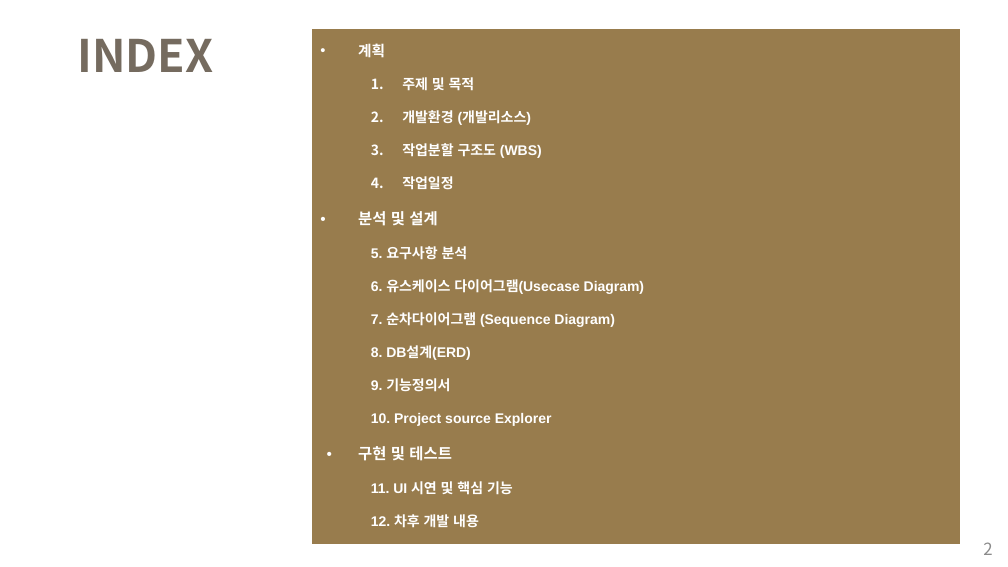
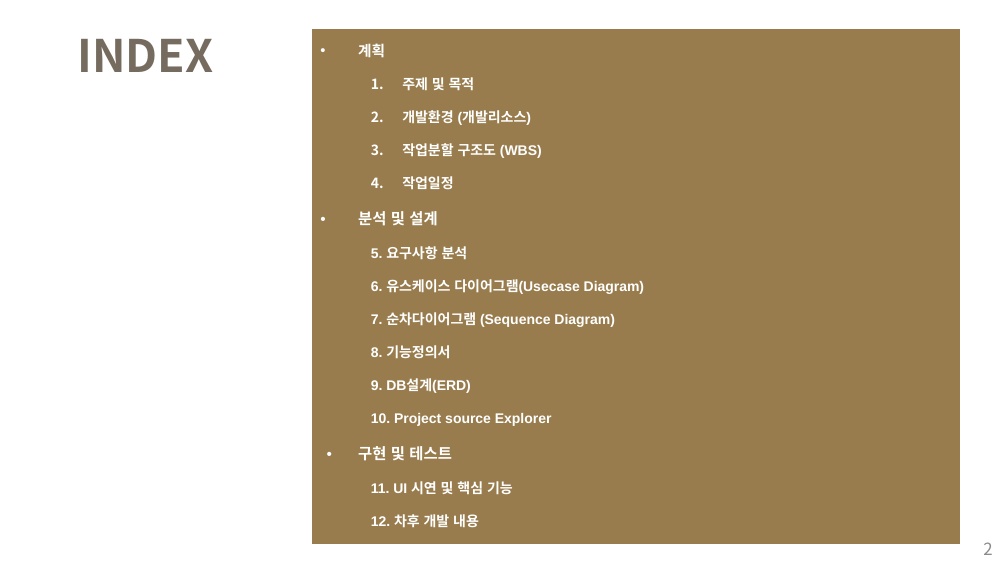
Before and after one commit to ChoiDV/learning, a slide deck: slide 2 of Note/교안/07_1'st Project/sample_ver0624.pptx. Drawn at 1008x567 pixels with LibreOffice and Linux fonts; fonts in the diff are those of the drawing. Boxes give left, top, right and bottom in pixels: in the first picture for what was removed or moved away, otherwise in the second. Text is boxed around its words. In the diff, an @@ line names an element or a change of style, - is before the commit and + after.

```diff
--- a/Note/교안/07_1'st Project/sample_ver0624.pptx
+++ b/Note/교안/07_1'st Project/sample_ver0624.pptx
@@ text at (371, 345, 471, 393): text changed @@
-  8. DB설계(ERD)
-  9. 기능정의서
+  8. 기능정의서
+  9. DB설계(ERD)
```
Also in this commit, not shown: 7 other slides changed, 11 slides added, 11 other files.
